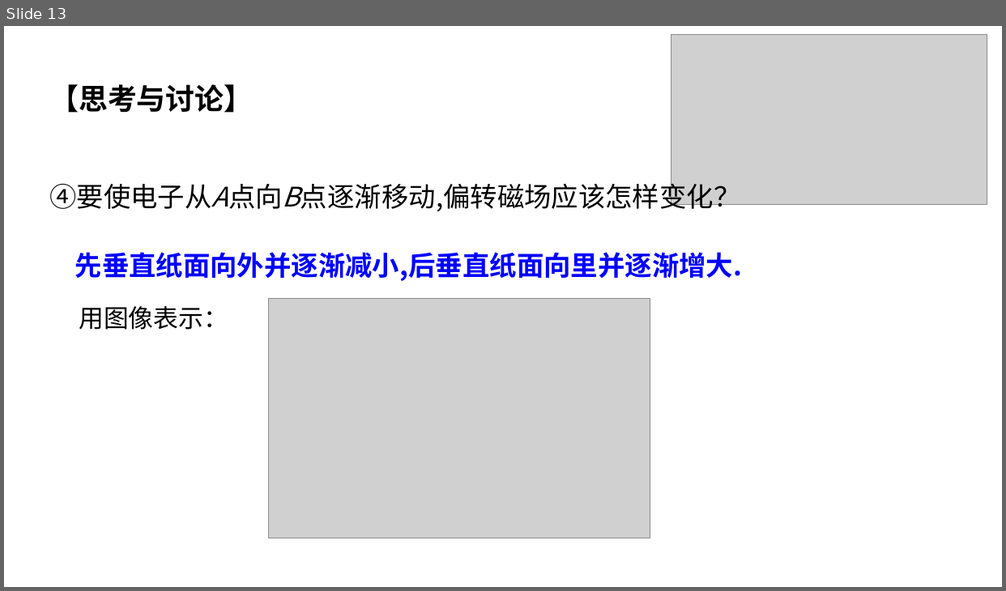
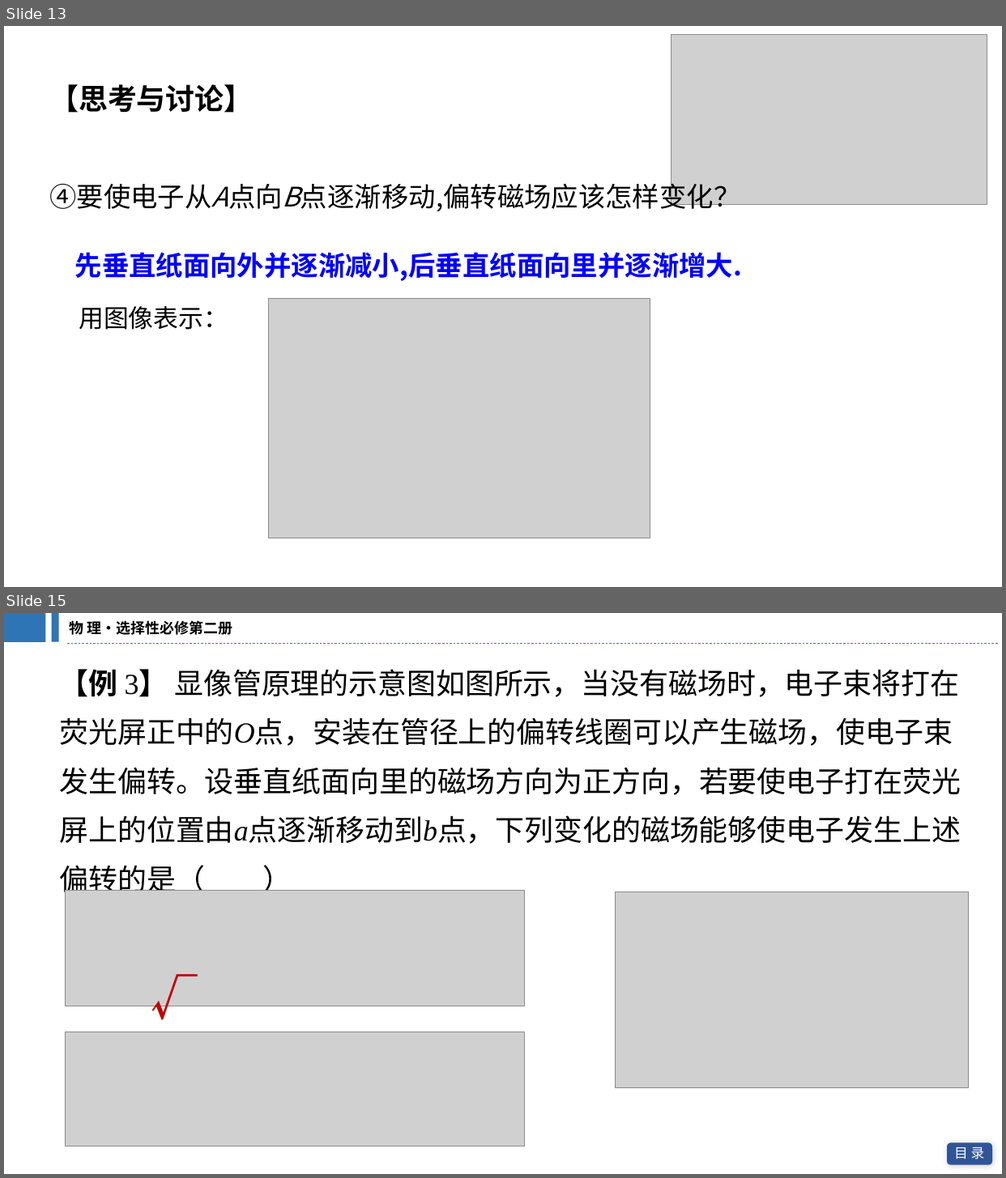
Before and after one commit to broshu/lab, a slide deck: ppt/磁场对运动电荷的作用力.pptx. Shown one above the other, each under a label of ours: slide 13 before the commit, slides 13 and 15 after it; the slides between them are not shown. The pictures are 1006x591 and 1006x1178 pixels, drawn with LibreOffice and Linux fonts; fonts in the diff are those of the drawing; grey boxes stand for pictures. Boxes give left, top, right and bottom in pixels: in the first picture for what was removed or moved away, otherwise in the second. Text is boxed around its words. In the diff, an @@ line names an element or a change of style, - is before the commit and + after.

```diff
--- a/ppt/磁场对运动电荷的作用力.pptx
+++ b/ppt/磁场对运动电荷的作用力.pptx
@@ slide 15 added at (4, 613, 1002, 1174), background #FFFFFF @@
@@ rectangle added at (4, 613, 46, 642), fill #2E75B6 @@
@@ rectangle added at (51, 613, 58, 642), fill #2E75B6 @@
@@ text added at (69, 620, 233, 635), 14 pt, text #000000, bold @@
+物 理·选择性必修第二册
@@ line added from (68, 643) to (999, 643), #4472C4 0.5 pt dashed @@
@@ text added at (60, 669, 961, 897), 28 pt, text #000000 @@
+【例 3】 显像管原理的示意图如图所示，当没有磁场时，电子束将打在
+荧光屏正中的O点，安装在管径上的偏转线圈可以产生磁场，使电子束
+发生偏转。设垂直纸面向里的磁场方向为正方向，若要使电子打在荧光
+屏上的位置由a点逐渐移动到b点，下列变化的磁场能够使电子发生上述
+偏转的是（ ）
@@ picture added at (66, 891, 525, 1007) @@
@@ picture added at (616, 892, 969, 1088) @@
@@ text added at (143, 965, 206, 1030), 45 pt, text #C00000, bold @@
+√
@@ picture added at (66, 1033, 525, 1147) @@
@@ rounded rectangle added at (948, 1143, 993, 1165), fill #2F5597 @@
@@ text added at (954, 1148, 985, 1160), 13 pt, text #FFFFFF @@
+目 录
```
Also in this commit, not shown: 3 other slides added.
